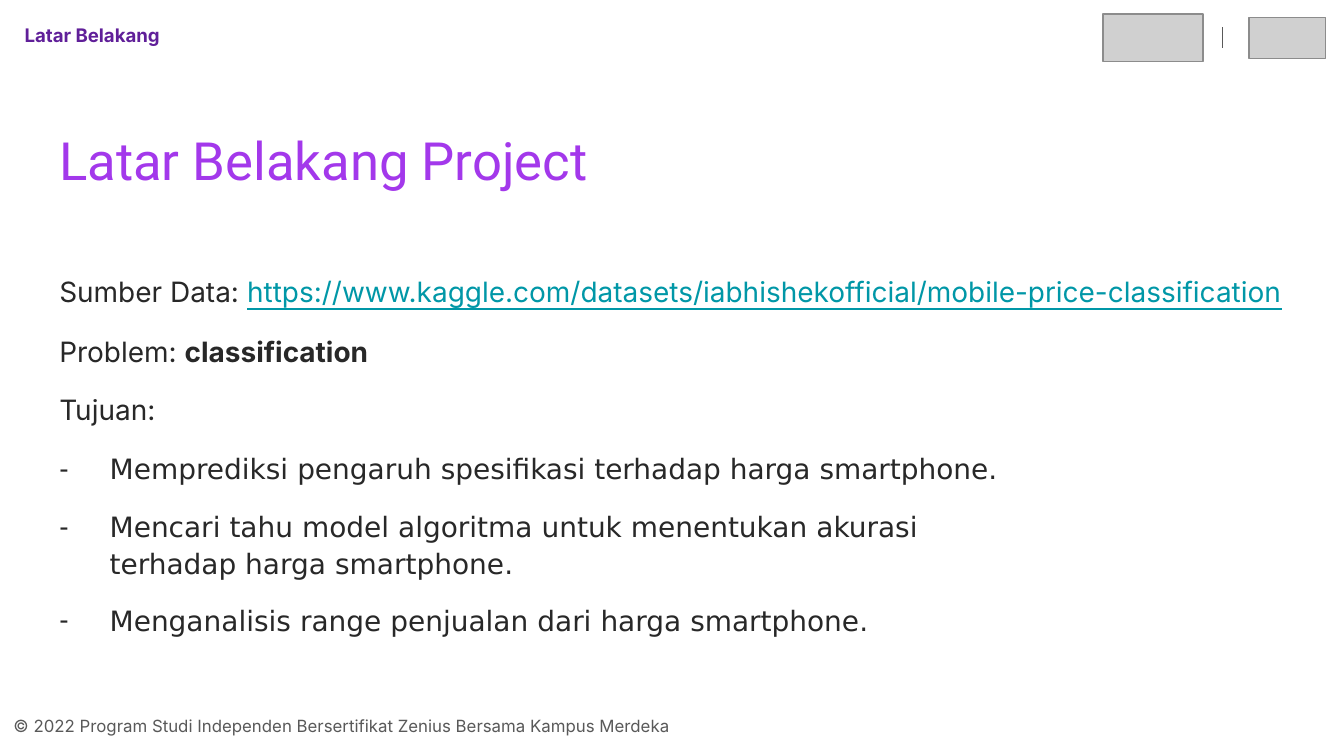
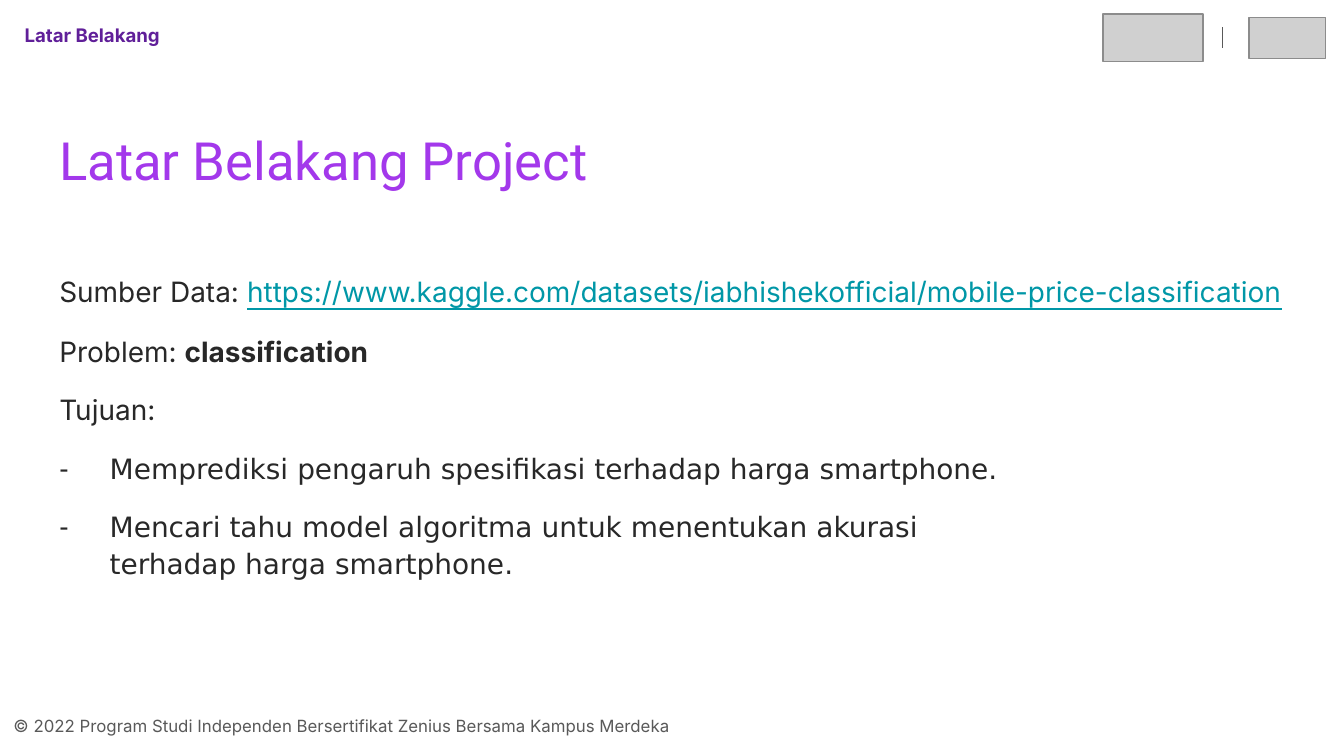
Before and after one commit to randiijulian/Final-Project-Kelompok-02-Rauzan-Sumara, a slide deck: slide 4 of Presentasi-Kelompok-02-Rauzan Sumara.pptx. Drawn at 1344x756 pixels with LibreOffice and Linux fonts; fonts in the diff are those of the drawing; grey boxes stand for pictures. Boxes give left, top, right and bottom in pixels: in the first picture for what was removed or moved away, otherwise in the second. Text is boxed around its words. In the diff, an @@ line names an element or a change of style, - is before the commit and + after.

```diff
--- a/Presentasi-Kelompok-02-Rauzan Sumara.pptx
+++ b/Presentasi-Kelompok-02-Rauzan Sumara.pptx
@@ text at box(110, 609, 868, 637): paragraph removed @@
-– Menganalisis range penjualan dari harga smartphone.
```
Also in this commit, not shown: 1 other file.
